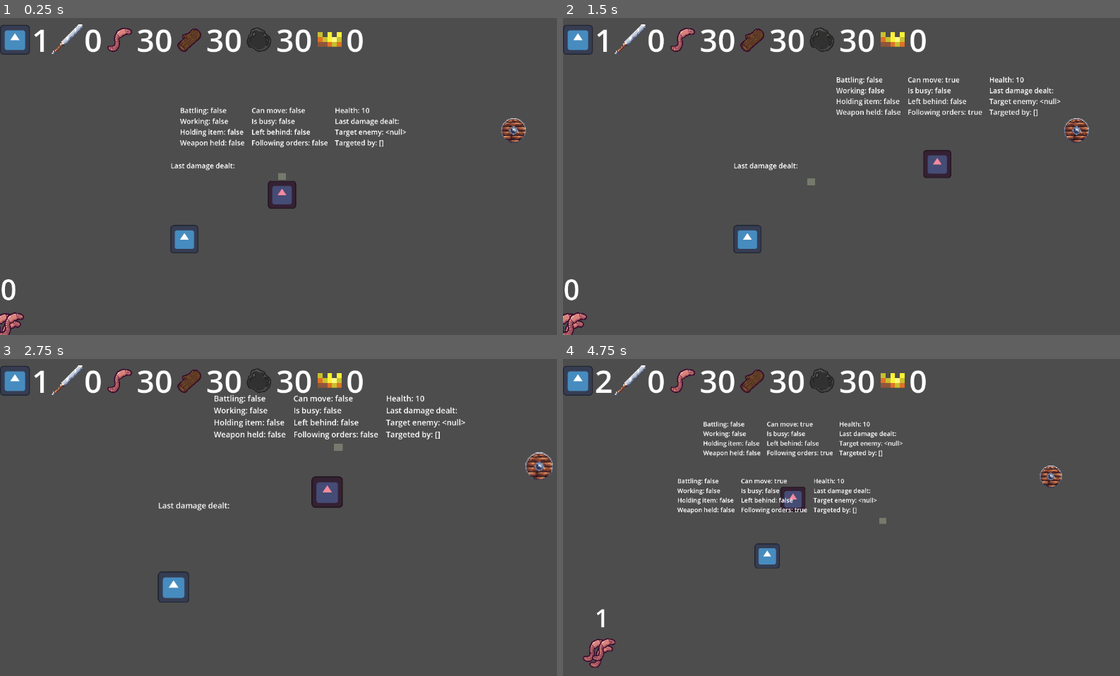
Above: before the commit, frames 1-4 (two rows, left to right).
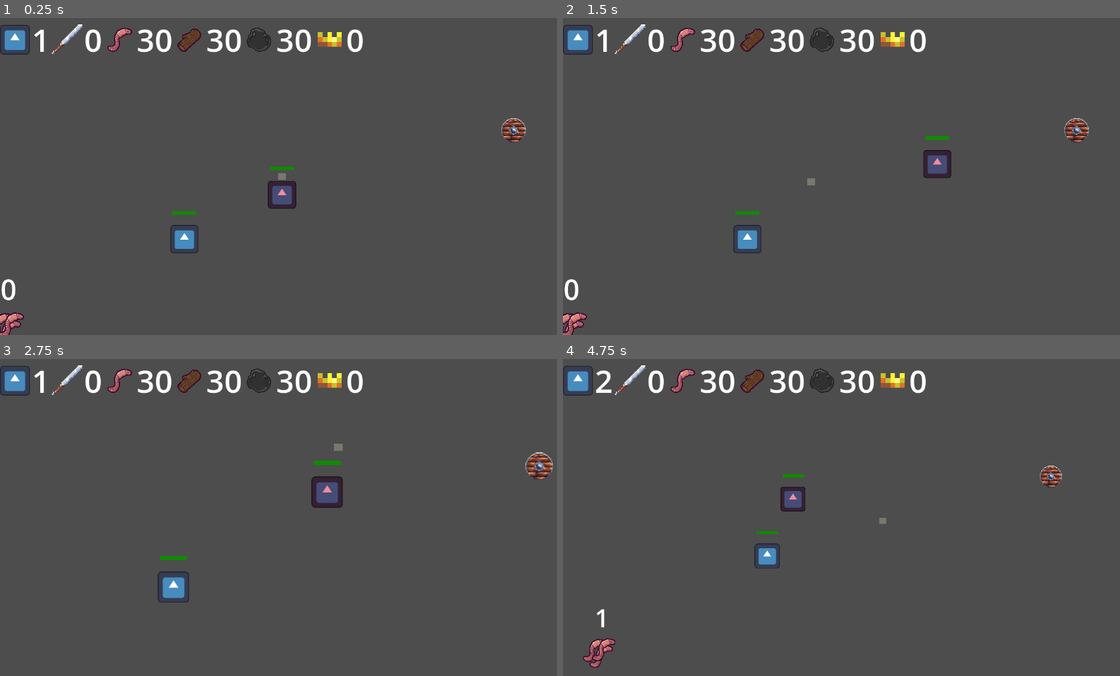
Above: after the commit, the same moments.

Repository: pradoh97/horde
Game: Godot game, scene res://level.tscn
Two runs of this game, one before a commit and one after it. Both use one fixed random seed, a clock stepped at 60 frames per second and the inputs below. The engine's default icon, where the game draws it, is replaced by a stand-in: a white triangle on a blue panel in a dark square.
Inputs (mouse positions are in pixels of both pictures, inside the frame that each line leads up to):
- Up to frame 1 (0.25 s): no input
- Up to frame 2 (1.5 s): tap Enter at 0.5 s; move the mouse to (969, 160) at 0.52 s; press the mouse at (969, 160) at 0.53 s; release the mouse at (969, 160) at 1.25 s; drag from (730, 192) to (969, 160) at 1.27 s
- Up to frame 3 (2.75 s): move the mouse to (339, 447) at 2.02 s; hold Mouse wheel up (mouse_scroll_up) from 2.03 s (still down); click (339, 447) at 2.17 s
- Up to frame 4 (4.75 s): release Mouse wheel up (mouse_scroll_up) at 2.75 s; drag from (819, 580) to (891, 492) at 2.77 s; move the mouse to (1014, 565) at 3.52 s; hold Mouse wheel down (mouse_scroll_down) 3.53-4.25 s; click (1014, 565) at 3.67 s; drag from (674, 469) to (880, 520) at 4.27 s

The runs differ from the first frame. In frame 1, 1.4% of the frame differs, in the area x 30-73%, y 28-63%; in frame 2, 1.3%; in frame 3, 1.5%; in frame 4, 1.9%, in the area x 20-61%, y 19-56%.

Commit message:
Add health bar and animation

Diff:
--- a/minion/minion.gd
+++ b/minion/minion.gd
@@ -38,6 +38,8 @@
 
 func _ready():
 	set_physics_process(false)
+	%Health.value = health
+	%Health.max_value = health
 
 static func new_minion() -> Minion:
 	return minion_scene.instantiate()
@@ -116,8 +118,8 @@
 
 func stop_work():
 	$ActivityAnimations.stop()
-	$ActivityProgress.value = 0
-	$ActivityProgress.visible = false
+	%ActivityProgress.value = 0
+	%ActivityProgress.modulate = Color.TRANSPARENT
 	working = false
 	army.minion_stopped_working(self)
 	if not is_leading:
@@ -182,6 +184,13 @@
 
 func receive_damage(damage):
 	health -= damage
+	var health_tween = create_tween()
+	var health_tween_duration: float = 1.0
+
+	health_tween.tween_property(%Health, "value", health, health_tween_duration)
+	if $HealthAnimation.is_playing():
+		$HealthAnimation.stop()
+	$HealthAnimation.play("hurt")
 	if health <= 0:
 		kill()
 
--- a/minion/minion.tscn
+++ b/minion/minion.tscn
@@ -6,6 +6,12 @@
 
 [sub_resource type="RectangleShape2D" id="RectangleShape2D_vonw3"]
 size = Vector2(124, 124)
+
+[sub_resource type="RectangleShape2D" id="RectangleShape2D_ywcdx"]
+size = Vector2(360, 360)
+
+[sub_resource type="RectangleShape2D" id="RectangleShape2D_cpaw6"]
+size = Vector2(168, 154)
 
 [sub_resource type="Animation" id="Animation_0b4ue"]
 length = 0.001
@@ -62,12 +68,6 @@
 &"commanded": SubResource("Animation_ywcdx"),
 &"disbanded": SubResource("Animation_oi3di")
 }
-
-[sub_resource type="RectangleShape2D" id="RectangleShape2D_ywcdx"]
-size = Vector2(360, 360)
-
-[sub_resource type="RectangleShape2D" id="RectangleShape2D_cpaw6"]
-size = Vector2(168, 154)
 
 [sub_resource type="Animation" id="Animation_0fku1"]
 length = 0.001
@@ -98,14 +98,14 @@
 tracks/2/type = "value"
 tracks/2/imported = false
 tracks/2/enabled = true
-tracks/2/path = NodePath("ActivityProgress:visible")
+tracks/2/path = NodePath("ActivityProgress:modulate")
 tracks/2/interp = 1
 tracks/2/loop_wrap = true
 tracks/2/keys = {
 "times": PackedFloat32Array(0),
 "transitions": PackedFloat32Array(1),
-"update": 1,
-"values": [false]
+"update": 0,
+"values": [Color(1, 1, 1, 0)]
 }
 
 [sub_resource type="Animation" id="Animation_kq32j"]
@@ -139,14 +139,14 @@
 tracks/2/type = "value"
 tracks/2/imported = false
 tracks/2/enabled = true
-tracks/2/path = NodePath("ActivityProgress:visible")
+tracks/2/path = NodePath("ActivityProgress:modulate")
 tracks/2/interp = 1
 tracks/2/loop_wrap = true
 tracks/2/keys = {
-"times": PackedFloat32Array(0, 4),
-"transitions": PackedFloat32Array(1, 1),
-"update": 1,
-"values": [true, false]
+"times": PackedFloat32Array(0.2, 3.86, 4),
+"transitions": PackedFloat32Array(1, 1, 1),
+"update": 0,
+"values": [Color(1, 1, 1, 1), Color(1, 1, 1, 1), Color(1, 1, 1, 0)]
 }
 
 [sub_resource type="AnimationLibrary" id="AnimationLibrary_mf6bm"]
@@ -155,28 +155,104 @@
 &"working": SubResource("Animation_kq32j")
 }
 
-[sub_resource type="StyleBoxFlat" id="StyleBoxFlat_q51ak"]
-bg_color = Color(0.24705882, 0.43137255, 0.8, 1)
+[sub_resource type="Animation" id="Animation_q51ak"]
+resource_name = "hurt"
+length = 0.5
+step = 0.05
+tracks/0/type = "value"
+tracks/0/imported = false
+tracks/0/enabled = true
+tracks/0/path = NodePath("Health:theme_override_styles/fill:bg_color")
+tracks/0/interp = 1
+tracks/0/loop_wrap = true
+tracks/0/keys = {
+"times": PackedFloat32Array(0, 0.25, 0.5),
+"transitions": PackedFloat32Array(1, 4.141059, 1),
+"update": 0,
+"values": [Color(0.060014643, 0.54671335, 0, 1), Color(0.5211406, 0.5211406, 0.5211405, 1), Color(0.060014643, 0.54671335, 0, 1)]
+}
+tracks/1/type = "value"
+tracks/1/imported = false
+tracks/1/enabled = true
+tracks/1/path = NodePath("Health:position")
+tracks/1/interp = 1
+tracks/1/loop_wrap = true
+tracks/1/keys = {
+"times": PackedFloat32Array(0, 0.05, 0.1, 0.15, 0.2, 0.25, 0.3, 0.35000002, 0.4, 0.45000002, 0.5),
+"transitions": PackedFloat32Array(1, 1, 1, 1, 1, 1, 1, 1, 1, 1, 1),
+"update": 0,
+"values": [Vector2(-55, -128), Vector2(-54, -125.63), Vector2(-46.74, -130.225), Vector2(-56, -127), Vector2(-55, -128), Vector2(-54, -125), Vector2(-39.94, -130.225), Vector2(-56, -127), Vector2(-55, -128), Vector2(-54, -125), Vector2(-55, -128)]
+}
+
+[sub_resource type="Animation" id="Animation_y477t"]
+length = 0.001
+tracks/0/type = "value"
+tracks/0/imported = false
+tracks/0/enabled = true
+tracks/0/path = NodePath("Health:theme_override_styles/fill:bg_color")
+tracks/0/interp = 1
+tracks/0/loop_wrap = true
+tracks/0/keys = {
+"times": PackedFloat32Array(0),
+"transitions": PackedFloat32Array(1),
+"update": 0,
+"values": [Color(0.060014643, 0.54671335, 0, 1)]
+}
+tracks/1/type = "value"
+tracks/1/imported = false
+tracks/1/enabled = true
+tracks/1/path = NodePath("Health:position")
+tracks/1/interp = 1
+tracks/1/loop_wrap = true
+tracks/1/keys = {
+"times": PackedFloat32Array(0),
+"transitions": PackedFloat32Array(1),
+"update": 0,
+"values": [Vector2(-55, -128)]
+}
+
+[sub_resource type="AnimationLibrary" id="AnimationLibrary_kru6o"]
+_data = {
+&"RESET": SubResource("Animation_y477t"),
+&"hurt": SubResource("Animation_q51ak")
+}
+
+[sub_resource type="StyleBoxFlat" id="StyleBoxFlat_y477t"]
+bg_color = Color(0.8373749, 0, 0.20931473, 1)
 corner_radius_top_left = 6
 corner_radius_top_right = 6
 corner_radius_bottom_right = 6
 corner_radius_bottom_left = 6
 corner_detail = 6
+shadow_color = Color(0, 0, 0, 0)
+anti_aliasing = false
+anti_aliasing_size = 0.01
+
+[sub_resource type="StyleBoxFlat" id="StyleBoxFlat_q51ak"]
+bg_color = Color(0.060014643, 0.54671335, 0, 1)
+corner_radius_top_left = 4
+corner_radius_top_right = 4
+corner_radius_bottom_right = 4
+corner_radius_bottom_left = 4
+corner_detail = 6
+anti_aliasing = false
+anti_aliasing_size = 0.092
+
+[sub_resource type="StyleBoxFlat" id="StyleBoxFlat_kru6o"]
+bg_color = Color(0.30585772, 0.4351716, 0.733399, 1)
+corner_radius_top_left = 4
+corner_radius_top_right = 4
+corner_radius_bottom_right = 4
+corner_radius_bottom_left = 4
+corner_detail = 6
+anti_aliasing = false
+anti_aliasing_size = 0.092
 
 [node name="Minion" type="CharacterBody2D"]
 collision_layer = 4
 collision_mask = 269
 input_pickable = true
 script = ExtResource("1_ywcdx")
-max_speed = null
-max_speed_left_behind = null
-acceleration = null
-deceleration_factor = null
-full_stop_speed = null
-distance_treshold = null
-work_distance_treshold_factor = null
-attack = null
-health = null
 metadata/_edit_group_ = true
 
 [node name="Sprite2D" type="Sprite2D" parent="."]
@@ -201,44 +277,67 @@
 [node name="CollisionShape2D" type="CollisionShape2D" parent="."]
 shape = SubResource("RectangleShape2D_vonw3")
 
+[node name="InfectArea" type="Area2D" parent="."]
+collision_layer = 8
+collision_mask = 8
+
+[node name="CollisionShape2D" type="CollisionShape2D" parent="InfectArea"]
+shape = SubResource("RectangleShape2D_ywcdx")
+
+[node name="DestinationArea" type="Area2D" parent="."]
+collision_layer = 16
+collision_mask = 525056
+
+[node name="CollisionShape2D" type="CollisionShape2D" parent="DestinationArea"]
+shape = SubResource("RectangleShape2D_cpaw6")
+
 [node name="AnimationPlayer" type="AnimationPlayer" parent="."]
 libraries = {
 &"": SubResource("AnimationLibrary_f2txt")
 }
 
-[node name="InfectArea" type="Area2D" parent="."]
-collision_layer = 8
-collision_mask = 8
-
-[node name="CollisionShape2D" type="CollisionShape2D" parent="InfectArea"]
-shape = SubResource("RectangleShape2D_ywcdx")
-
-[node name="DestinationArea" type="Area2D" parent="."]
-collision_layer = 16
-collision_mask = 512
-
-[node name="CollisionShape2D" type="CollisionShape2D" parent="DestinationArea"]
-shape = SubResource("RectangleShape2D_cpaw6")
-
 [node name="ActivityAnimations" type="AnimationPlayer" parent="."]
 libraries = {
 &"": SubResource("AnimationLibrary_mf6bm")
 }
 
-[node name="ActivityProgress" type="ProgressBar" parent="."]
-visible = false
+[node name="HealthAnimation" type="AnimationPlayer" parent="."]
+libraries = {
+&"": SubResource("AnimationLibrary_kru6o")
+}
+
+[node name="Health" type="ProgressBar" parent="."]
+unique_name_in_owner = true
 z_index = 20
 clip_contents = true
-offset_left = -56.0
-offset_top = -129.0
-offset_right = 56.0
-offset_bottom = -102.0
+offset_left = -55.0
+offset_top = -128.0
+offset_right = 55.0
+offset_bottom = -111.0
+size_flags_vertical = 3
+theme_override_styles/background = SubResource("StyleBoxFlat_y477t")
 theme_override_styles/fill = SubResource("StyleBoxFlat_q51ak")
 step = 1.0
+value = 100.0
 show_percentage = false
 
+[node name="ActivityProgress" type="ProgressBar" parent="."]
+unique_name_in_owner = true
+modulate = Color(1, 1, 1, 0)
+z_index = 20
+clip_contents = true
+offset_left = -55.0
+offset_top = -107.0
+offset_right = 55.0
+offset_bottom = -89.0
+size_flags_vertical = 3
+theme_override_styles/fill = SubResource("StyleBoxFlat_kru6o")
+step = 1.0
+show_percentage = false
+
 [node name="State" type="HBoxContainer" parent="."]
 unique_name_in_owner = true
+visible = false
 anchors_preset = 10
 anchor_right = 1.0
 offset_top = -406.0
@@ -248,6 +347,7 @@
 theme_override_constants/separation = 32
 
 [node name="Properties1" type="VBoxContainer" parent="State"]
+visible = false
 layout_mode = 2
 
 [node name="Battling" type="Label" parent="State/Properties1"]
@@ -267,6 +367,7 @@
 theme_override_font_sizes/font_size = 32
 
 [node name="Properties2" type="VBoxContainer" parent="State"]
+visible = false
 layout_mode = 2
 
 [node name="CanMove" type="Label" parent="State/Properties2"]
@@ -289,10 +390,12 @@
 layout_mode = 2
 
 [node name="Health" type="Label" parent="State/Properties3"]
+visible = false
 layout_mode = 2
 theme_override_font_sizes/font_size = 32
 
 [node name="LastAttack" type="Label" parent="State/Properties3"]
+visible = false
 layout_mode = 2
 theme_override_font_sizes/font_size = 32
 text = "Last damage dealt:"
Not shown: 1 places in minion/minion.tscn that only renumber resources
